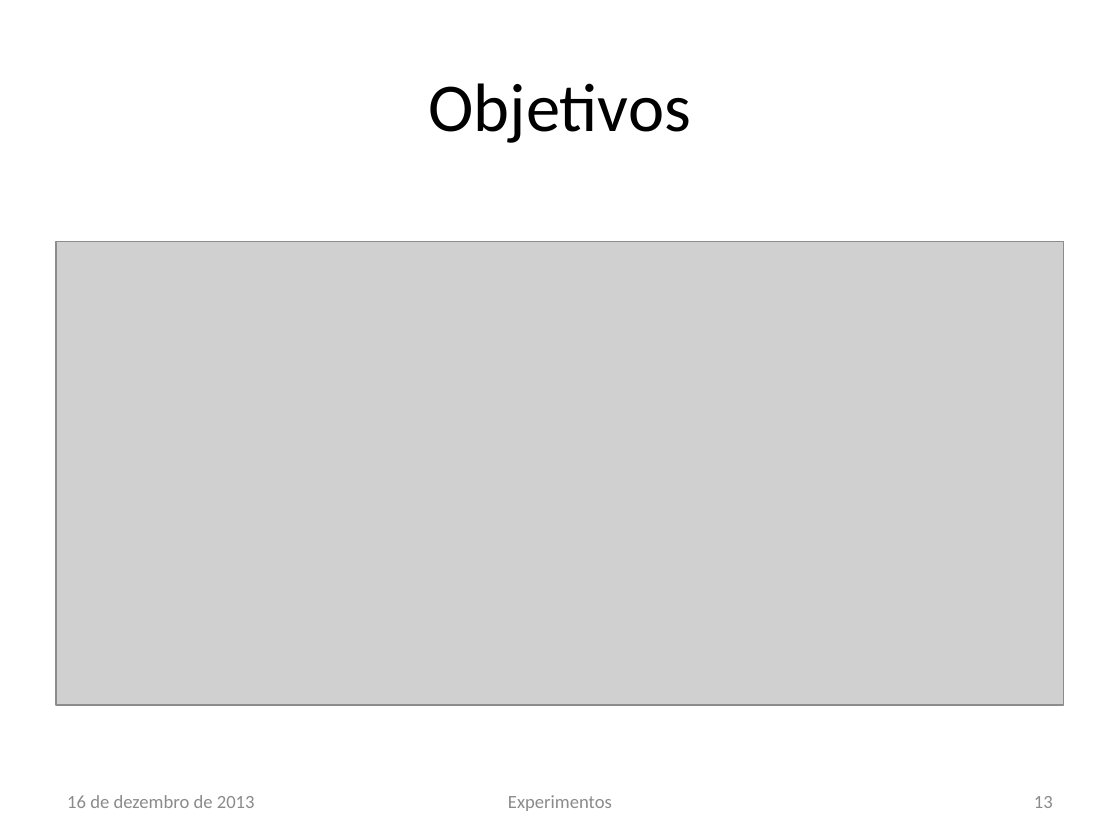
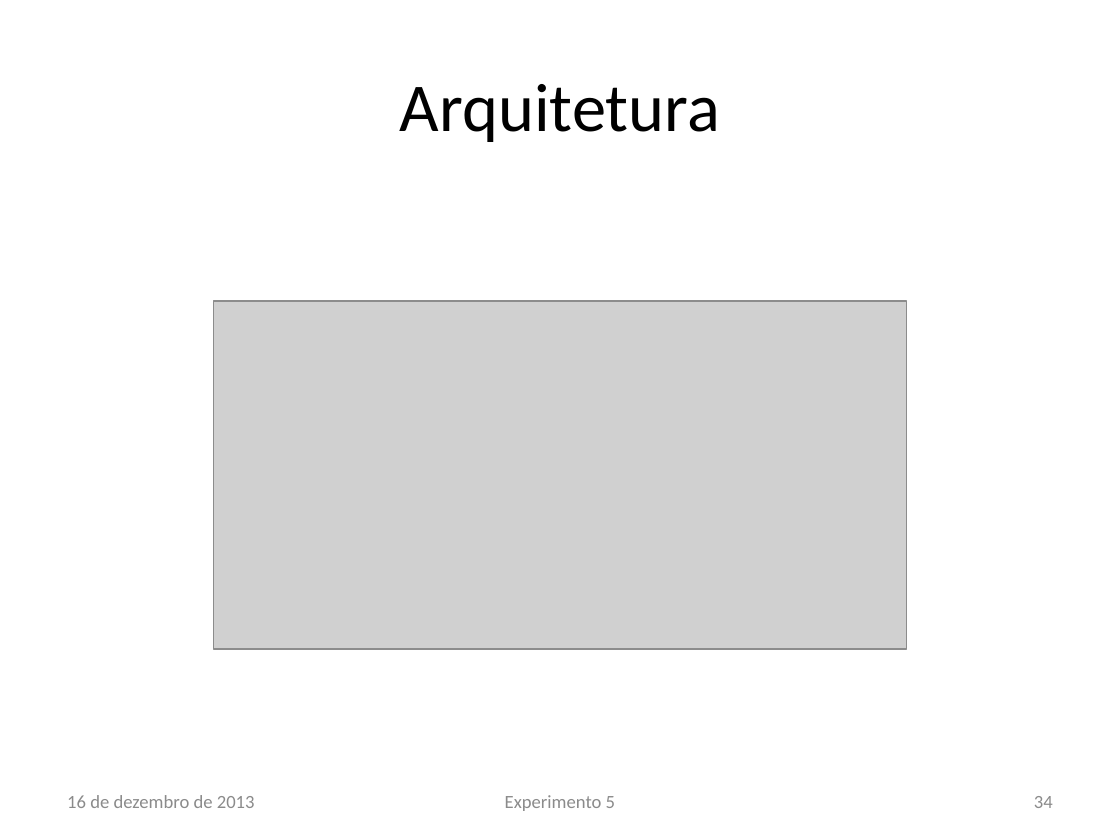
Before and after one commit to lsoliveira459/tg2, a slide deck: slide 34 of Apresentação/Estudo e Implementação de Reconfiguração Dinâmica.pptx (slide 13 before the commit). Drawn at 1120x840 pixels with LibreOffice and Linux fonts; fonts in the diff are those of the drawing; grey boxes stand for pictures; background and template pictures are left out. Boxes give left, top, right and bottom in pixels: in the first picture for what was removed or moved away, otherwise in the second. Text is boxed around its words. In the diff, an @@ line names an element or a change of style, - is before the commit and + after.

```diff
--- a/Apresentação/Estudo e Implementação de Reconfiguração Dinâmica.pptx
+++ b/Apresentação/Estudo e Implementação de Reconfiguração Dinâmica.pptx
@@ title at (400, 84, 720, 142): text changed @@
-Objetivos
+Arquitetura
@@ picture: place and size @@
-picture at (56, 241, 1064, 704)
+picture at (214, 301, 907, 650)
@@ text at (505, 795, 615, 811): text changed @@
-Experimentos
+Experimento 5
@@ page number at (1034, 796, 1053, 808): text changed @@
-13
+34
```
Also in this commit, not shown: 9 other slides changed, 1 slide added, 3 other files.
